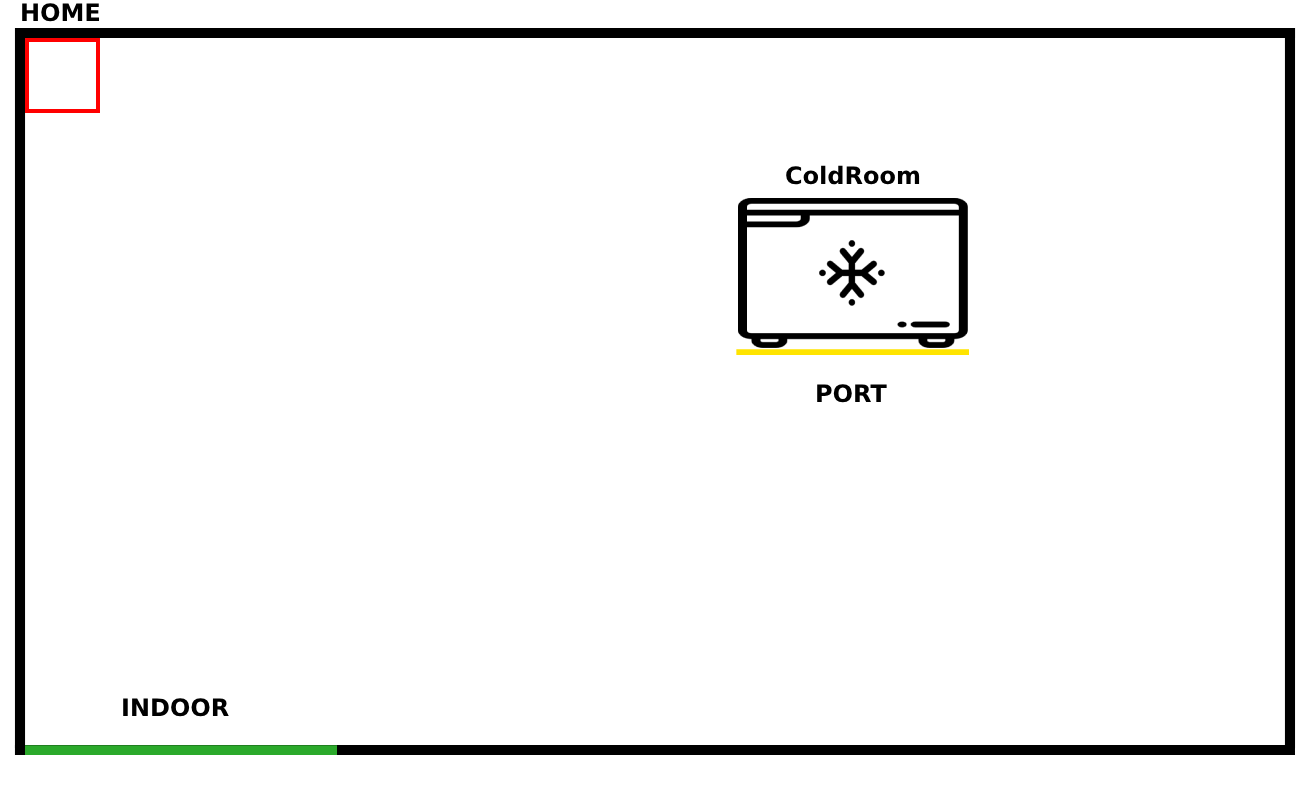
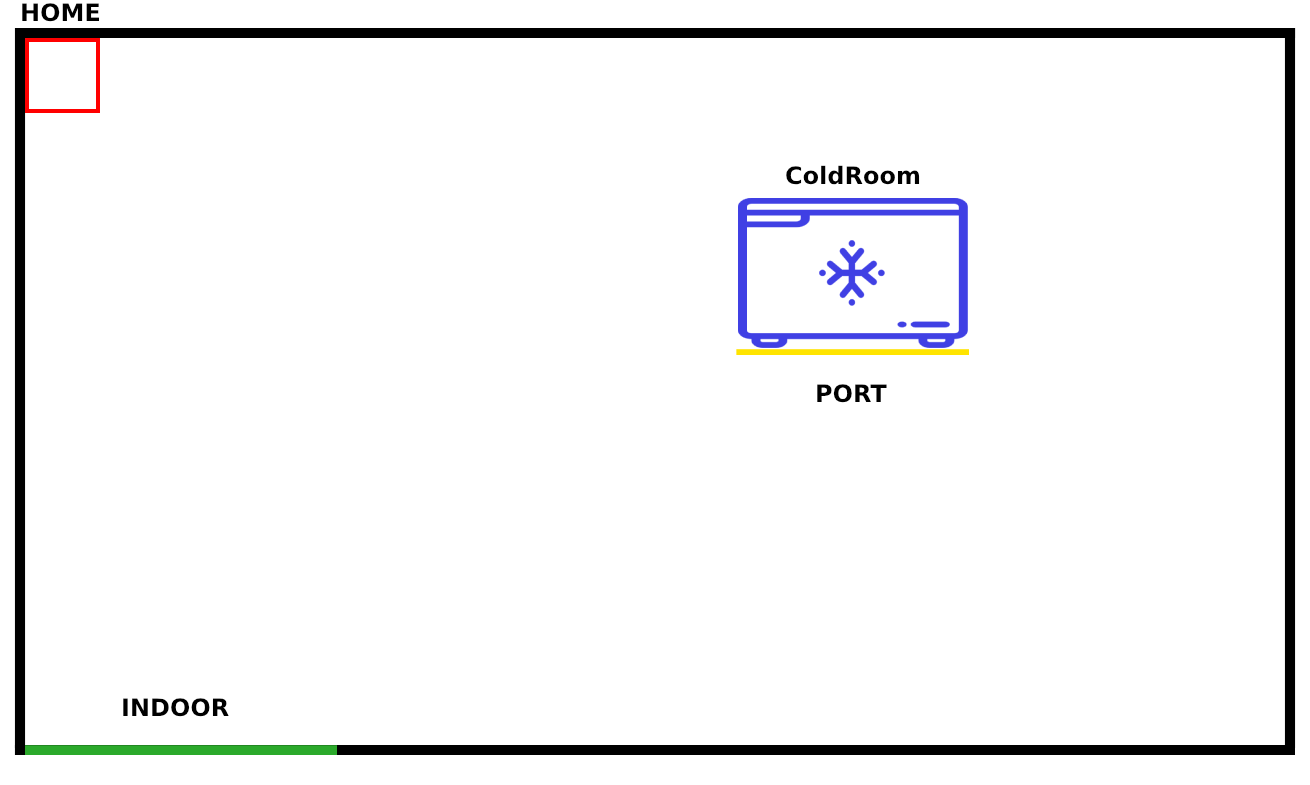
Layered file, before and after one edit (w=1310, h=785). Changes by layer:
painted on "port line" over [736, 349, 969, 350]
painted on "indoor line" over [25, 745, 337, 746]
painted on "Shape 2 copy" over [25, 745, 1295, 753]
